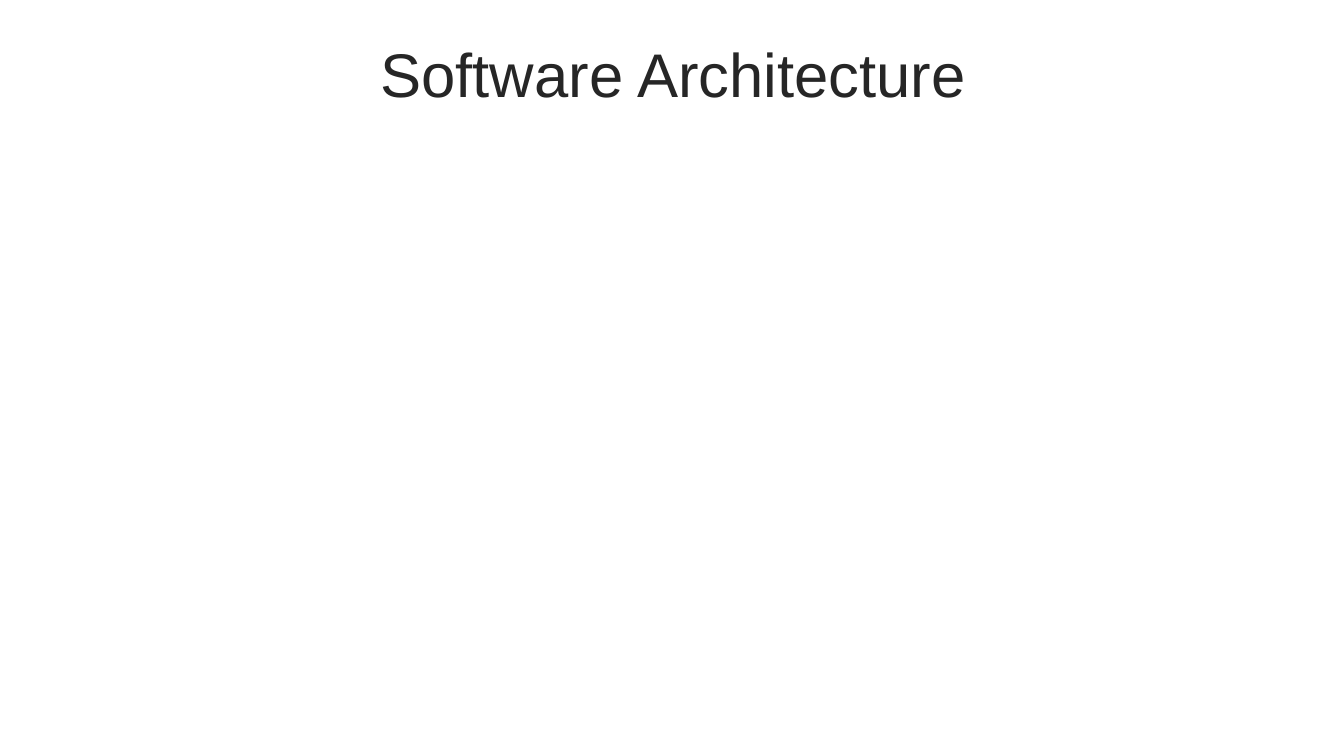
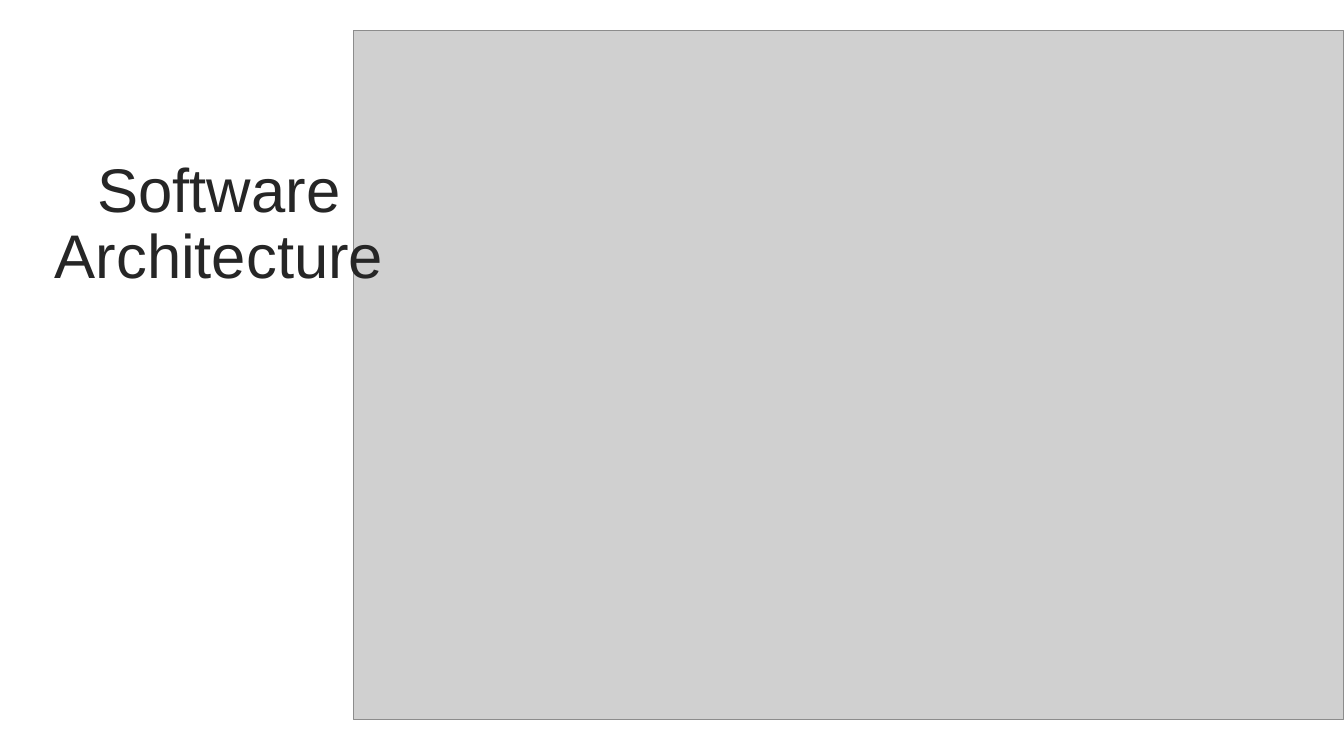
Before and after one commit to thaihavan/capstone_project, a slide deck: slide 20 of sources/docs/TripSharing.pptx (slide 18 before the commit). Drawn at 1344x756 pixels with LibreOffice and Linux fonts; fonts in the diff are those of the drawing; grey boxes stand for pictures. Boxes give left, top, right and bottom in pixels: in the first picture for what was removed or moved away, otherwise in the second. Text is boxed around its words. In the diff, an @@ line names an element or a change of style, - is before the commit and + after.

```diff
--- a/sources/docs/TripSharing.pptx
+++ b/sources/docs/TripSharing.pptx
@@ picture added at (354, 30, 1344, 720) @@
@@ text "Software Architecture" rewrapped from (381, 52, 965, 98) to (55, 167, 383, 290) @@
```
Also in this commit, not shown: 10 other slides changed, 3 slides added, 3 other files.
